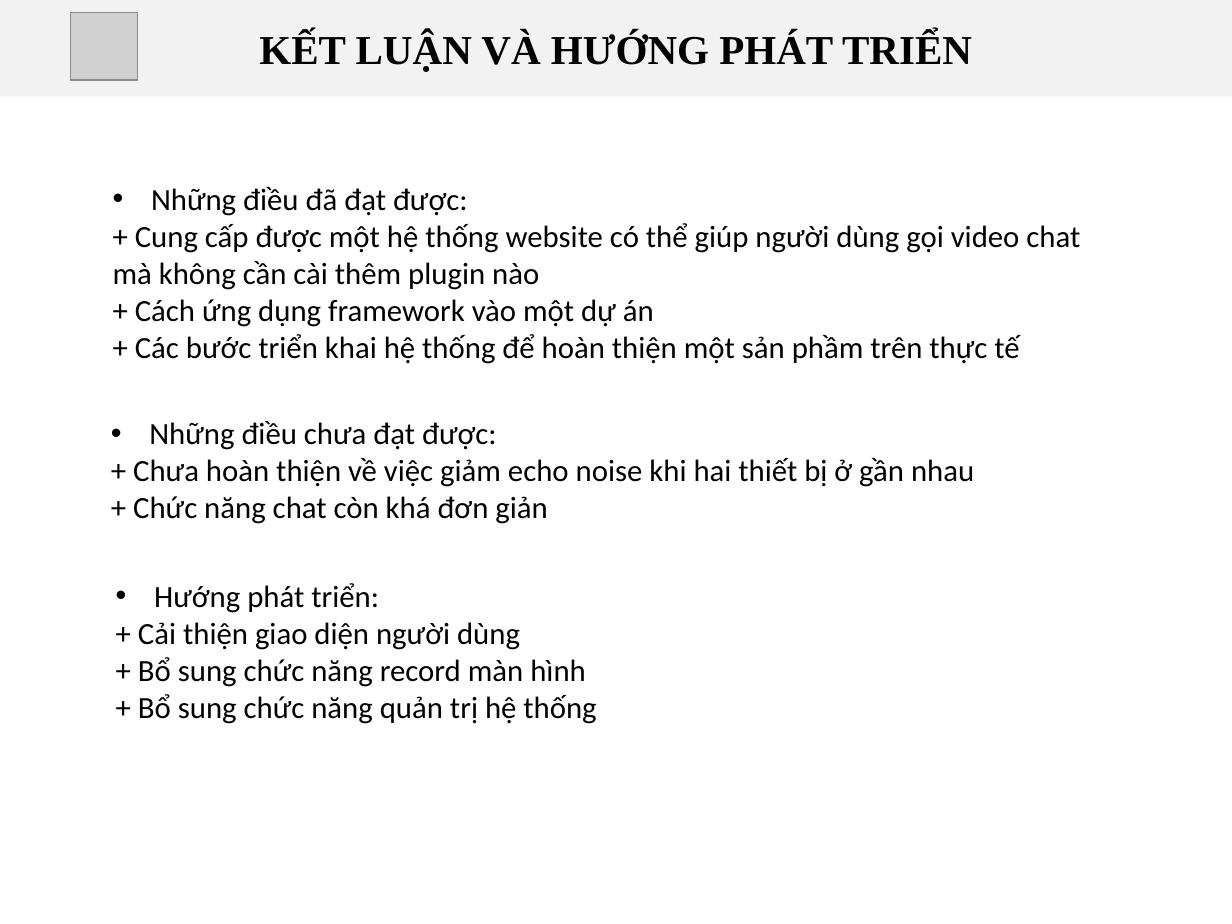
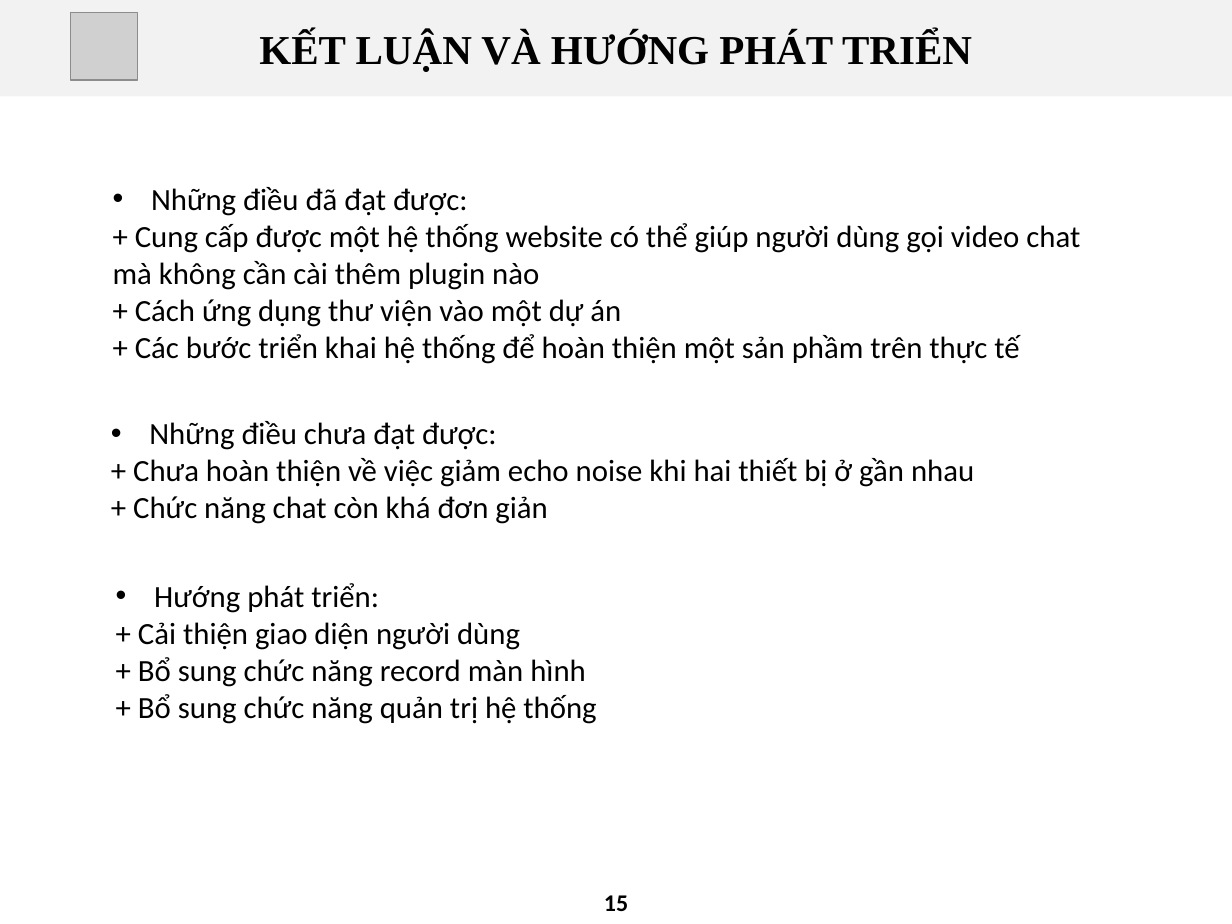
Before and after one commit to tinhphandotco/webrtc, a slide deck: slide 15 of baocao/BaoCao_DATN_TranThongThanhLuan.pptx. Drawn at 1232x924 pixels with LibreOffice and Linux fonts; fonts in the diff are those of the drawing; grey boxes stand for pictures; background and template pictures are left out. Boxes give left, top, right and bottom in pixels: in the first picture for what was removed or moved away, otherwise in the second. Text is boxed around its words. In the diff, an @@ line names an element or a change of style, - is before the commit and + after.

```diff
--- a/baocao/BaoCao_DATN_TranThongThanhLuan.pptx
+++ b/baocao/BaoCao_DATN_TranThongThanhLuan.pptx
@@ text at <box>135,299,621,327</box>: text changed @@
-+ Cách ứng dụng framework vào một dự án
++ Cách ứng dụng thư viện vào một dự án
@@ page number added at <box>604,895,628,911</box>, 14 pt, text #000000, bold @@
+15
```
Also in this commit, not shown: 15 other slides changed, 12 other files.
